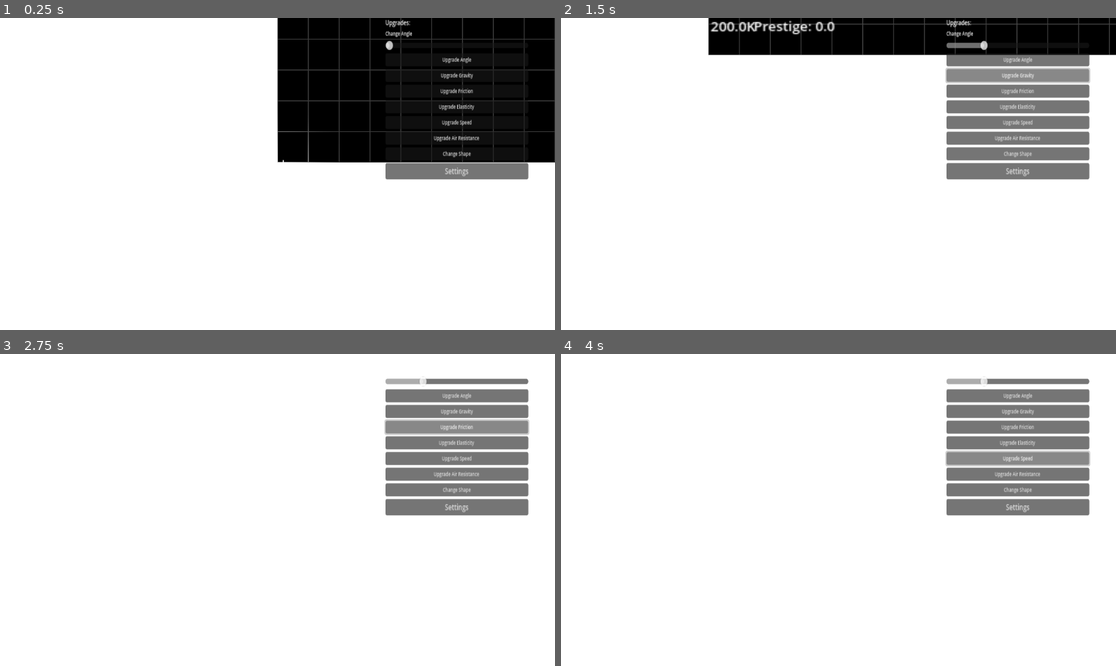
Above: before the commit, frames 1-4 (two rows, left to right).
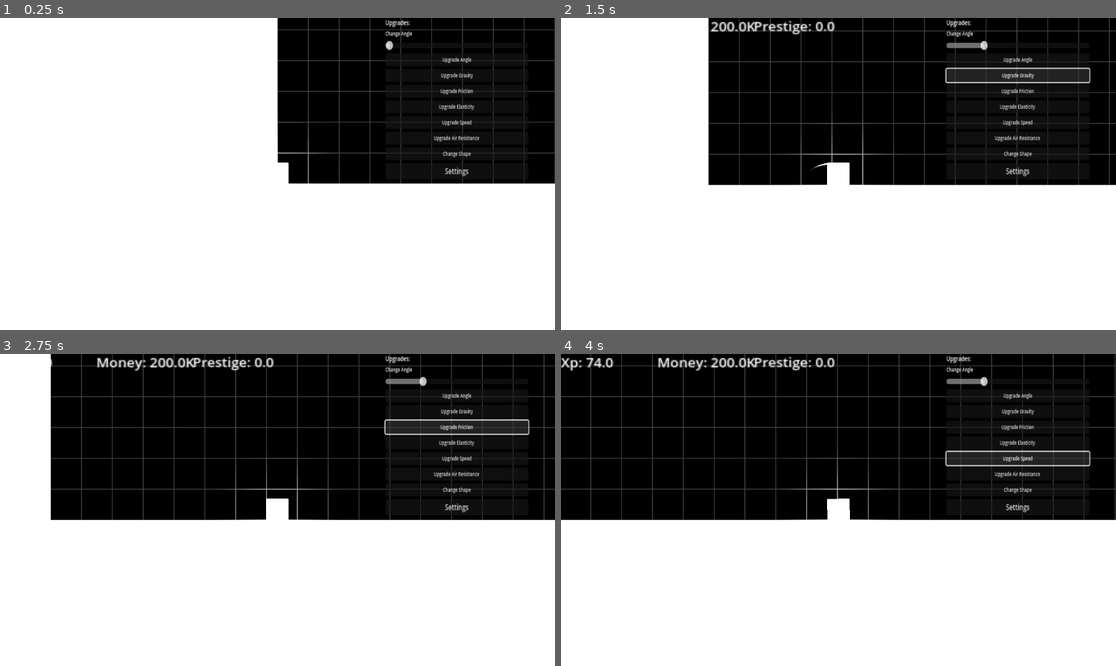
Above: after the commit, the same moments.

Repository: Lueegee1/Skr-t-Kast-Spil
Game: Godot game, scene res://main/root.tscn
Two runs of this game, one before a commit and one after it. Both use one fixed random seed, a clock stepped at 60 frames per second and the inputs below.
Inputs:
- Up to frame 1 (0.25 s): no input
- Up to frame 2 (1.5 s): click "Upgrade Angle" at 0.5 s; click "Upgrade Gravity" at 1.25 s
- Up to frame 3 (2.75 s): click "Upgrade Friction" at 2 s
- Up to frame 4 (4 s): click "Upgrade Elasticity" at 2.75 s; click "Upgrade Speed" at 3.5 s

The runs differ from the first frame. In frame 1, 4.5% of the frame differs, in the area x 50-100%, y 3-54%; in frame 2, 31%; in frame 3, 48%; in frame 4, 53%, in the area x 0-100%, y 0-54%.
Error before the commit: Attempt to call function 'play' in base 'null instance' on a null instance. (res://main/Music.gd:15)

Commit message:
Sounds update stable

Diff:
--- a/main/Ui_And_Mainscript.gd
+++ b/main/Ui_And_Mainscript.gd
@@ -33,7 +33,7 @@
 
 func _ready() -> void:
 	#music
-	music_player.play_main_theme(load("res://Assets/Sound/Main theme loopable.wav"))
+#	music_player.play_main_theme(load("res://Assets/Sound/Main theme loopable.wav"))
 	object.texture = load("res://Assets/Sprites/shapes without glare/%d.png" % num)
 	object.scale = Vector2(0.1,0.1)
 	collision_follow_sprite(object, collisionshape)
--- a/main/main.tscn
+++ b/main/main.tscn
@@ -1,14 +1,16 @@
-[gd_scene load_steps=18 format=3 uid="uid://pmrbuelgkrua"]
+[gd_scene load_steps=20 format=3 uid="uid://pmrbuelgkrua"]
 
 [ext_resource type="Script" uid="uid://dskg7hx4b5lr" path="res://main/Ui_And_Mainscript.gd" id="1_53q0u"]
 [ext_resource type="Script" uid="uid://bah7bqvk6ivwr" path="res://main/Background.gd" id="2_3wy1v"]
-[ext_resource type="Script" path="res://main/Trail.gd" id="2_67ri8"]
+[ext_resource type="Script" uid="uid://dsdsw1uvnp716" path="res://main/Trail.gd" id="2_67ri8"]
 [ext_resource type="Script" uid="uid://b0wxkn8oq7y7p" path="res://main/Music.gd" id="2_grrlh"]
 [ext_resource type="Shader" uid="uid://bo8l0sgsycmsd" path="res://main/BackgroundShader.gdshader" id="2_kfbq2"]
 [ext_resource type="Script" uid="uid://c1vagnp7y22hl" path="res://main/BallMechanics.gd" id="2_pjrb6"]
+[ext_resource type="AudioStream" uid="uid://pnnfy0et3uuq" path="res://Assets/Sound/Main theme loopable.wav" id="3_0i4oc"]
 [ext_resource type="Script" uid="uid://dxurlyfv61set" path="res://main/Ground.gd" id="3_xwkvk"]
+[ext_resource type="AudioStream" uid="uid://dvx884nw5wn2b" path="res://Assets/Sound/Wind.wav" id="4_bsumw"]
 [ext_resource type="Script" uid="uid://ede05gusyuy4" path="res://main/GroundCollision.gd" id="4_c651c"]
-[ext_resource type="Shader" uid="uid://d0kineuej1sch" path="res://main/main.gdshader" id="5_0i4oc"]
+[ext_resource type="Shader" path="res://main/main.gdshader" id="5_0i4oc"]
 [ext_resource type="Script" uid="uid://b42hswy45scj5" path="res://main/Inventory.gd" id="7_4dugh"]
 
 [sub_resource type="Curve" id="Curve_67ri8"]
@@ -45,9 +47,12 @@
 [node name="Musicmanager" type="Node" parent="."]
 script = ExtResource("2_grrlh")
 
-[node name="AudioStreamPlayer" type="AudioStreamPlayer" parent="Musicmanager"]
-volume_db = -7.598
+[node name="ThemePlayer" type="AudioStreamPlayer" parent="Musicmanager"]
+stream = ExtResource("3_0i4oc")
 max_polyphony = 5
+
+[node name="WindPlayer" type="AudioStreamPlayer" parent="Musicmanager"]
+stream = ExtResource("4_bsumw")
 
 [node name="UI" type="CanvasLayer" parent="."]
 
